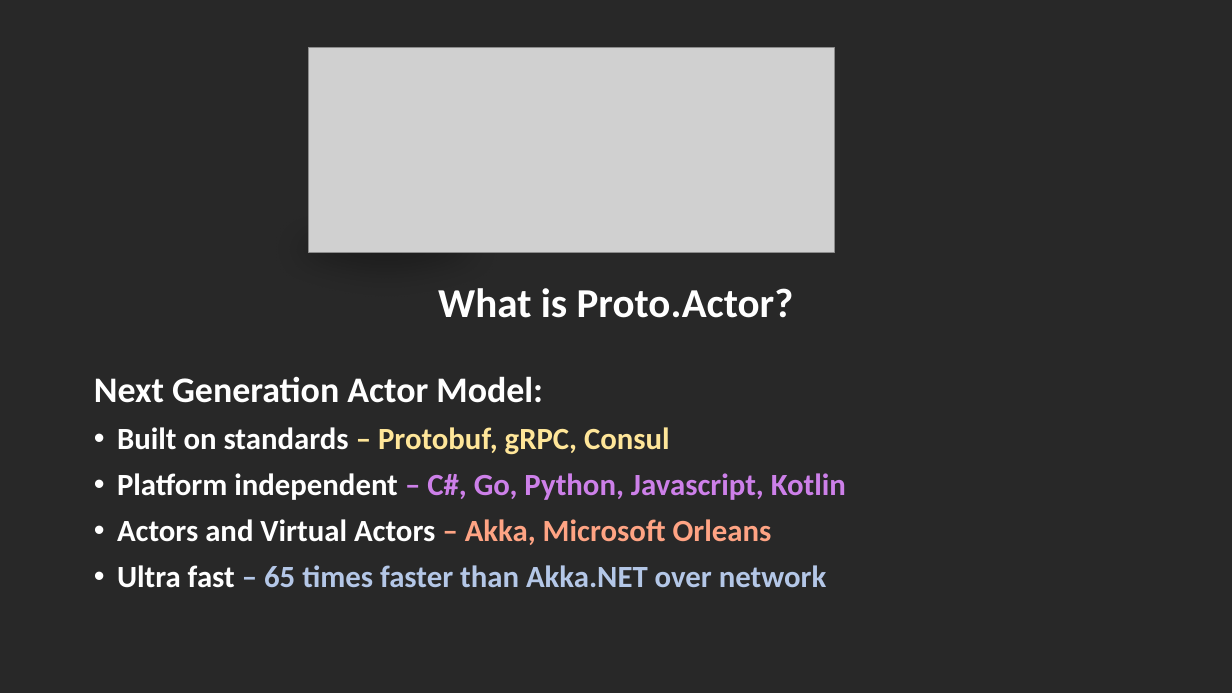
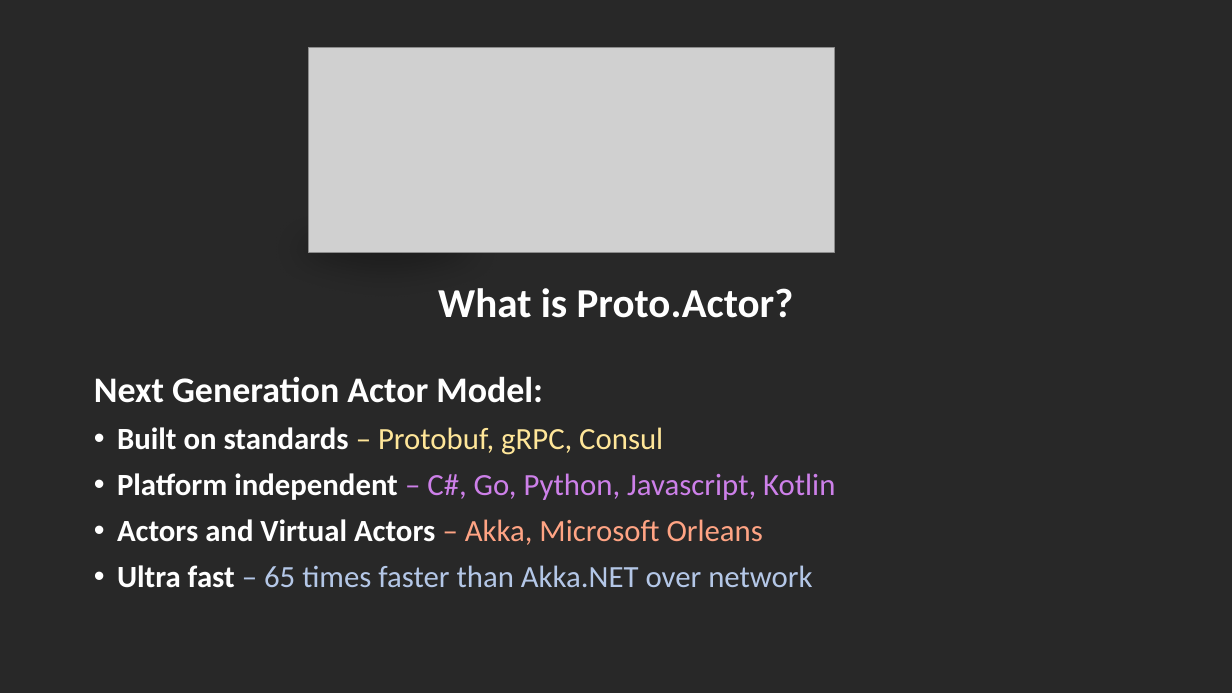
Before and after one commit to rogeralsing/Presentations, a slide deck: slide 4 of ProtoActor/QConSP/protoactor.pptx (slide 3 before the commit). Drawn at 1232x693 pixels with LibreOffice and Linux fonts; fonts in the diff are those of the drawing; grey boxes stand for pictures. Boxes give left, top, right and bottom in pixels: in the first picture for what was removed or moved away, otherwise in the second. Text is boxed around its words. In the diff, an @@ line names an element or a change of style, - is before the commit and + after.

```diff
--- a/ProtoActor/QConSP/protoactor.pptx
+++ b/ProtoActor/QConSP/protoactor.pptx
@@ text at (x1=117, y1=427, x2=835, y2=588): bold off in "– Protobuf, gRPC, Consul", "– C#, Go, Python, Javascript, Kotlin", "– Akka, Microsoft Orleans", "– 65 times faster than Akka.NET over ..." @@
```
Also in this commit, not shown: 3 other slides changed, 5 slides added, 2 slides removed.
